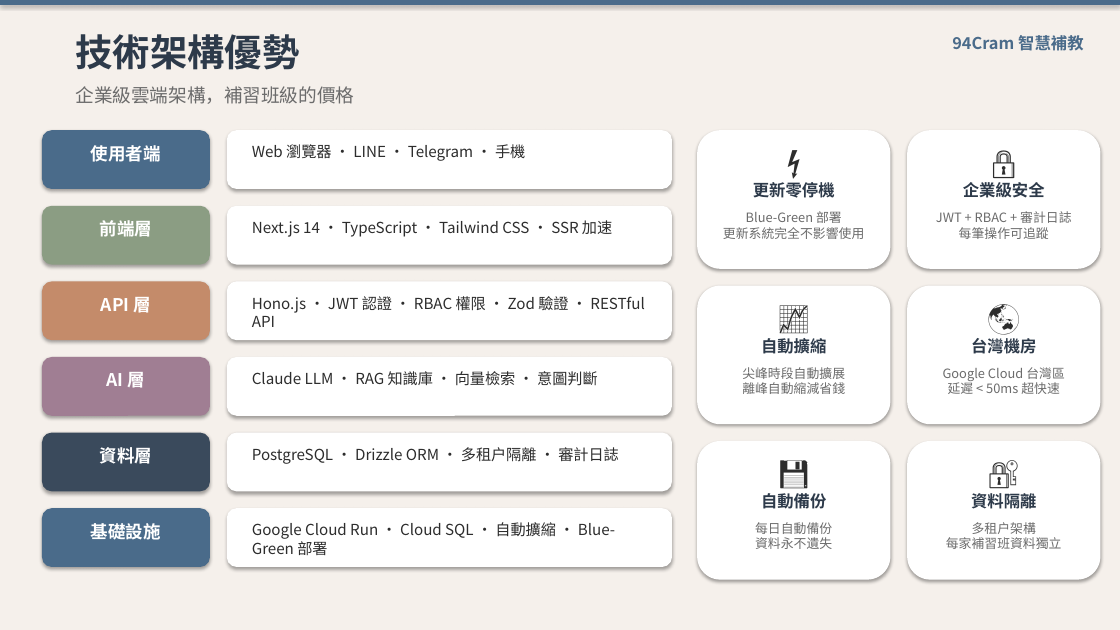
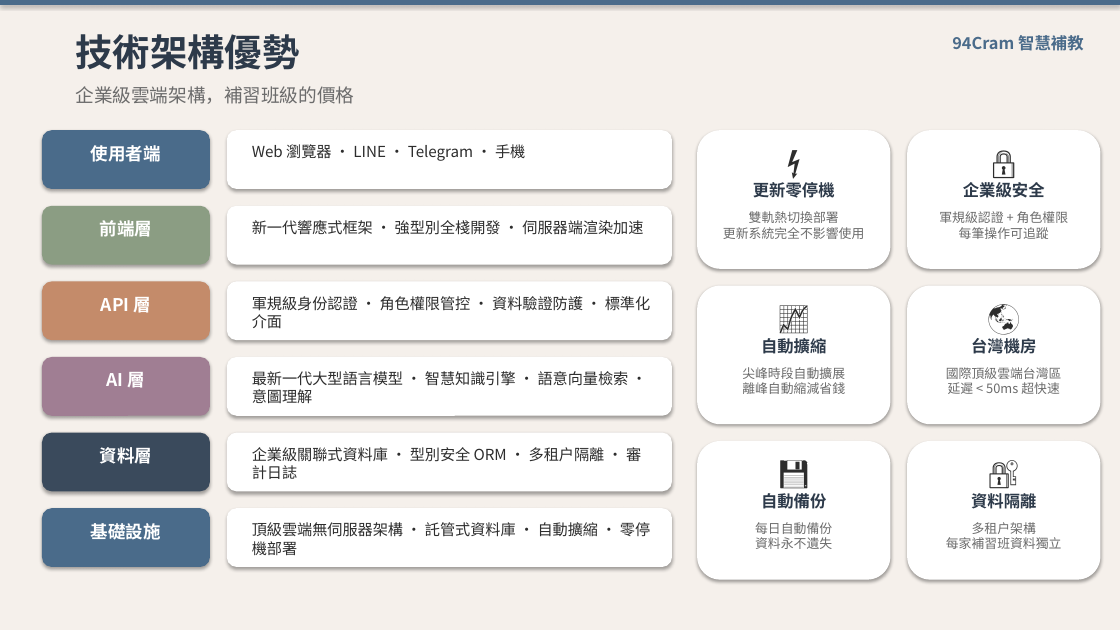
Before and after one commit to superafat/94CramManageSystem, a slide deck: slide 10 of docs/94Cram_行銷簡報_Demo.pptx. Drawn at 1120x630 pixels with LibreOffice and Linux fonts; fonts in the diff are those of the drawing. Boxes give left, top, right and bottom in pixels: in the first picture for what was removed or moved away, otherwise in the second. Text is boxed around its words. In the diff, an @@ line names an element or a change of style, - is before the commit and + after.

```diff
--- a/docs/94Cram_行銷簡報_Demo.pptx
+++ b/docs/94Cram_行銷簡報_Demo.pptx
@@ text at (252,220,643,235): text changed @@
-Next.js 14 · TypeScript · Tailwind CSS · SSR 加速
+新一代響應式框架 · 強型別全棧開發 · 伺服器端渲染加速
@@ text at (723,211,864,239): text changed @@
-Blue-Green 部署
-更新系統完全不影響使用
+雙軌熱切換部署
+更新系統完全不影響使用
@@ text at (939,211,1068,239): text changed @@
-JWT + RBAC + 審計日誌
-每筆操作可追蹤
+軍規級認證 + 角色權限
+每筆操作可追蹤
@@ text at (252,296,650,329): text changed @@
-Hono.js · JWT 認證 · RBAC 權限 · Zod 驗證 · RESTful API
+軍規級身份認證 · 角色權限管控 · 資料驗證防護 · 標準化介面
@@ text at (252,371,629,403): text changed @@
-Claude LLM · RAG 知識庫 · 向量檢索 · 意圖判斷
+最新一代大型語言模型 · 智慧知識引擎 · 語意向量檢索 · 意圖理解
@@ text at (946,367,1062,394): text changed @@
-Google Cloud 台灣區
-延遲 < 50ms 超快速
+國際頂級雲端台灣區
+延遲 < 50ms 超快速
@@ text at (252,447,641,480): text changed @@
-PostgreSQL · Drizzle ORM · 多租戶隔離 · 審計日誌
+企業級關聯式資料庫 · 型別安全 ORM · 多租戶隔離 · 審計日誌
@@ text at (252,522,650,555): text changed @@
-Google Cloud Run · Cloud SQL · 自動擴縮 · Blue-Green 部署
+頂級雲端無伺服器架構 · 託管式資料庫 · 自動擴縮 · 零停機部署
```
Also in this commit, not shown: 2 other slides changed, 1 other file.
